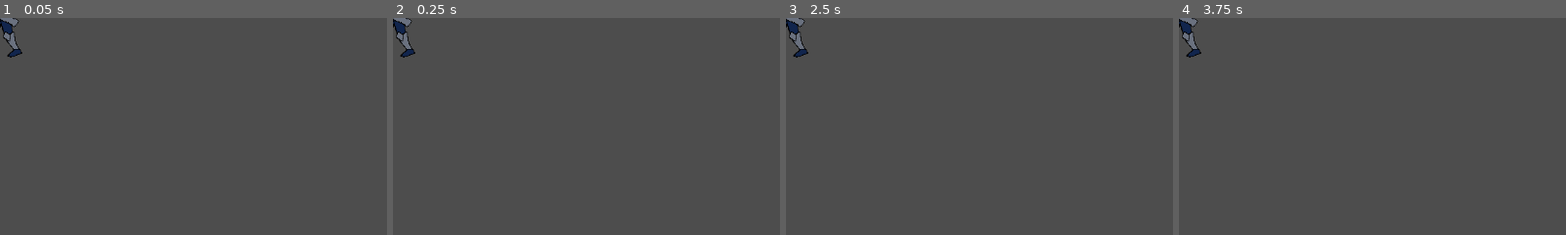
Above: before the commit, frames 1-4 (left to right).
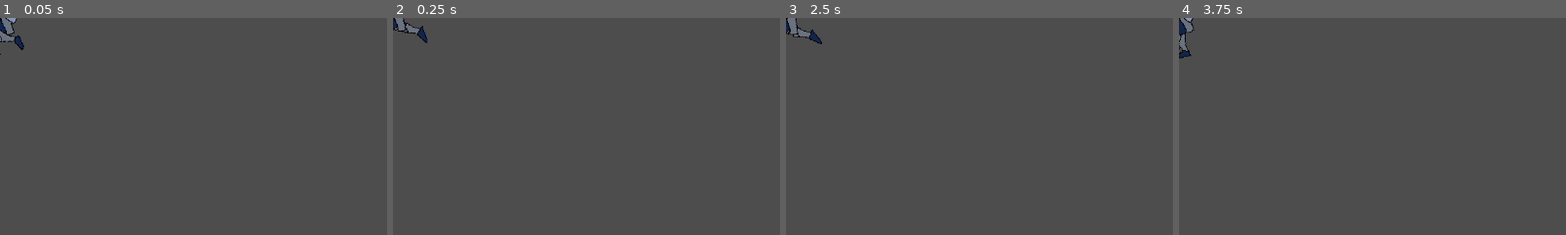
Above: after the commit, the same moments.

Repository: hk93029/Shields-And-Swords
Game: Godot game, scene res://world.tscn
Two runs of this game, one before a commit and one after it. Both use one fixed random seed, a clock stepped at 60 frames per second and the inputs below. The project has no main scene, so this scene is started directly.
Inputs:
- Up to frame 1 (0.05 s): no input
- Up to frame 2 (0.25 s): no input
- Up to frame 3 (2.5 s): no input
- Up to frame 4 (3.75 s): no input
The pictures show only the part of the screen within x 0-50%, y 0-50%; the shares and areas given below are measured in that part.

The runs differ from the first frame. In frame 1, 0.6% of the frame differs, in the area x 0-7%, y 0-19%; in frame 2, 0.7%; in frame 3, 0.7%, in the area x 0-10%, y 0-19%; in frame 4, 0.7%.

Commit message:
feat(animations): attack_1 animation added to player

Diff:
--- a/world.tscn
+++ b/world.tscn
@@ -1807,6 +1807,40 @@
 "run": SubResource("Animation_74gnb")
 }
 
+[sub_resource type="AnimationNodeTimeScale" id="AnimationNodeTimeScale_bpm21"]
+
+[sub_resource type="AnimationNodeTimeScale" id="AnimationNodeTimeScale_d177j"]
+
+[sub_resource type="AnimationNodeTransition" id="AnimationNodeTransition_kthhr"]
+xfade_time = 0.15
+input_0/name = "idle"
+input_0/auto_advance = false
+input_0/reset = true
+input_1/name = "run"
+input_1/auto_advance = false
+input_1/reset = true
+
+[sub_resource type="AnimationNodeAnimation" id="AnimationNodeAnimation_lwo6m"]
+animation = &"idle"
+
+[sub_resource type="AnimationNodeAnimation" id="AnimationNodeAnimation_mw173"]
+animation = &"run"
+
+[sub_resource type="AnimationNodeBlendTree" id="AnimationNodeBlendTree_hors5"]
+graph_offset = Vector2(-326.75, 16.7556)
+nodes/TimeScale/node = SubResource("AnimationNodeTimeScale_d177j")
+nodes/TimeScale/position = Vector2(-26.6667, 80)
+"nodes/TimeScale 2/node" = SubResource("AnimationNodeTimeScale_bpm21")
+"nodes/TimeScale 2/position" = Vector2(-26.6667, 240)
+nodes/Transition/node = SubResource("AnimationNodeTransition_kthhr")
+nodes/Transition/position = Vector2(203.716, 123.896)
+nodes/idle/node = SubResource("AnimationNodeAnimation_lwo6m")
+nodes/idle/position = Vector2(-213.333, 80)
+nodes/output/position = Vector2(400, 160)
+nodes/run/node = SubResource("AnimationNodeAnimation_mw173")
+nodes/run/position = Vector2(-213.333, 240)
+node_connections = [&"TimeScale", 0, &"idle", &"TimeScale 2", 0, &"run", &"Transition", 0, &"TimeScale", &"Transition", 1, &"TimeScale 2", &"output", 0, &"Transition"]
+
 [node name="World" type="Node2D"]
 metadata/_edit_horizontal_guides_ = [57.5511, 58.6022]
 
@@ -2055,7 +2089,7 @@
 [node name="ArmL" type="Bone2D" parent="CharacterBody2D/Sprite/Skeleton2D/Hip"]
 position = Vector2(14.4174, -35.9205)
 rotation = -0.000549317
-scale = Vector2(0.999845, 0.999845)
+scale = Vector2(0.999833, 0.999833)
 rest = Transform2D(1, 0, 0, 1, 14.4174, -35.9205)
 
 [node name="ForearmL" type="Bone2D" parent="CharacterBody2D/Sprite/Skeleton2D/Hip/ArmL"]
@@ -2072,12 +2106,12 @@
 
 [node name="ArmR" type="Bone2D" parent="CharacterBody2D/Sprite/Skeleton2D/Hip"]
 position = Vector2(-13.6276, -32.5266)
-scale = Vector2(0.999857, 0.999857)
+scale = Vector2(0.999855, 0.999855)
 rest = Transform2D(1, 0, 0, 1, -13.6276, -32.5266)
 
 [node name="ForearmR" type="Bone2D" parent="CharacterBody2D/Sprite/Skeleton2D/Hip/ArmR"]
 position = Vector2(-5.8724, 17.4641)
-scale = Vector2(0.999834, 0.999834)
+scale = Vector2(0.999829, 0.999829)
 rest = Transform2D(1, 0, 0, 1, -5.8724, 17.4641)
 
 [node name="HandR" type="Bone2D" parent="CharacterBody2D/Sprite/Skeleton2D/Hip/ArmR/ForearmR"]
@@ -2089,7 +2123,7 @@
 
 [node name="ThighL" type="Bone2D" parent="CharacterBody2D/Sprite/Skeleton2D/Hip"]
 position = Vector2(6.96354, 0.668175)
-scale = Vector2(0.99984, 0.99984)
+scale = Vector2(0.999843, 0.999843)
 rest = Transform2D(1, 0, 0, 1, 6.96354, 0.668175)
 
 [node name="LegL" type="Bone2D" parent="CharacterBody2D/Sprite/Skeleton2D/Hip/ThighL"]
@@ -2099,7 +2133,7 @@
 
 [node name="FeetL" type="Bone2D" parent="CharacterBody2D/Sprite/Skeleton2D/Hip/ThighL/LegL"]
 position = Vector2(16.9723, 22.906)
-scale = Vector2(0.999863, 0.999863)
+scale = Vector2(0.999852, 0.999852)
 rest = Transform2D(1, 0, 0, 1, 16.9723, 22.906)
 auto_calculate_length_and_angle = false
 length = 16.0
@@ -2107,12 +2141,12 @@
 
 [node name="ThighR" type="Bone2D" parent="CharacterBody2D/Sprite/Skeleton2D/Hip"]
 position = Vector2(-4.70424, 0.420632)
-scale = Vector2(0.999838, 0.999838)
+scale = Vector2(0.999841, 0.999841)
 rest = Transform2D(1, 0, 0, 1, -4.70424, 0.420632)
 
 [node name="LegR" type="Bone2D" parent="CharacterBody2D/Sprite/Skeleton2D/Hip/ThighR"]
 position = Vector2(-11.3393, 25.1197)
-scale = Vector2(0.999843, 0.999843)
+scale = Vector2(0.999839, 0.999839)
 rest = Transform2D(1, 0, 0, 1, -11.3393, 25.1197)
 
 [node name="FeetR" type="Bone2D" parent="CharacterBody2D/Sprite/Skeleton2D/Hip/ThighR/LegR"]
@@ -2133,18 +2167,18 @@
 
 [node name="PulmeBone2" type="Bone2D" parent="CharacterBody2D/Sprite/Skeleton2D/Hip/Head/PlumeBone1"]
 position = Vector2(0.420448, -6.51694)
-scale = Vector2(0.999829, 0.999829)
+scale = Vector2(0.999833, 0.999833)
 rest = Transform2D(1, 0, 0, 1, 0.420448, -6.51694)
 
 [node name="PulmeBone3" type="Bone2D" parent="CharacterBody2D/Sprite/Skeleton2D/Hip/Head/PlumeBone1/PulmeBone2"]
 position = Vector2(3.7298, -8.5863)
-scale = Vector2(0.999839, 0.999839)
+scale = Vector2(0.999832, 0.999832)
 rest = Transform2D(1, 0, 0, 1, 3.7298, -8.5863)
 
 [node name="PulmeBone4" type="Bone2D" parent="CharacterBody2D/Sprite/Skeleton2D/Hip/Head/PlumeBone1/PulmeBone2/PulmeBone3"]
 position = Vector2(7.04407, -3.57545)
 rotation = 0.841846
-scale = Vector2(0.999861, 0.999861)
+scale = Vector2(0.999866, 0.999866)
 rest = Transform2D(0.666087, 0.745874, -0.745874, 0.666087, 7.04407, -3.57545)
 
 [node name="PlumeBone5" type="Bone2D" parent="CharacterBody2D/Sprite/Skeleton2D/Hip/Head/PlumeBone1/PulmeBone2/PulmeBone3/PulmeBone4"]
@@ -2187,3 +2221,12 @@
 "": SubResource("AnimationLibrary_ff3ur")
 }
 speed_scale = 1.8
+
+[node name="AnimationTree" type="AnimationTree" parent="CharacterBody2D"]
+tree_root = SubResource("AnimationNodeBlendTree_hors5")
+anim_player = NodePath("../AnimationPlayer")
+parameters/TimeScale/scale = 1.0
+"parameters/TimeScale 2/scale" = 1.8
+parameters/Transition/current_state = "run"
+parameters/Transition/transition_request = ""
+parameters/Transition/current_index = 1
Not shown: 1 places in world.tscn that only renumber resources
